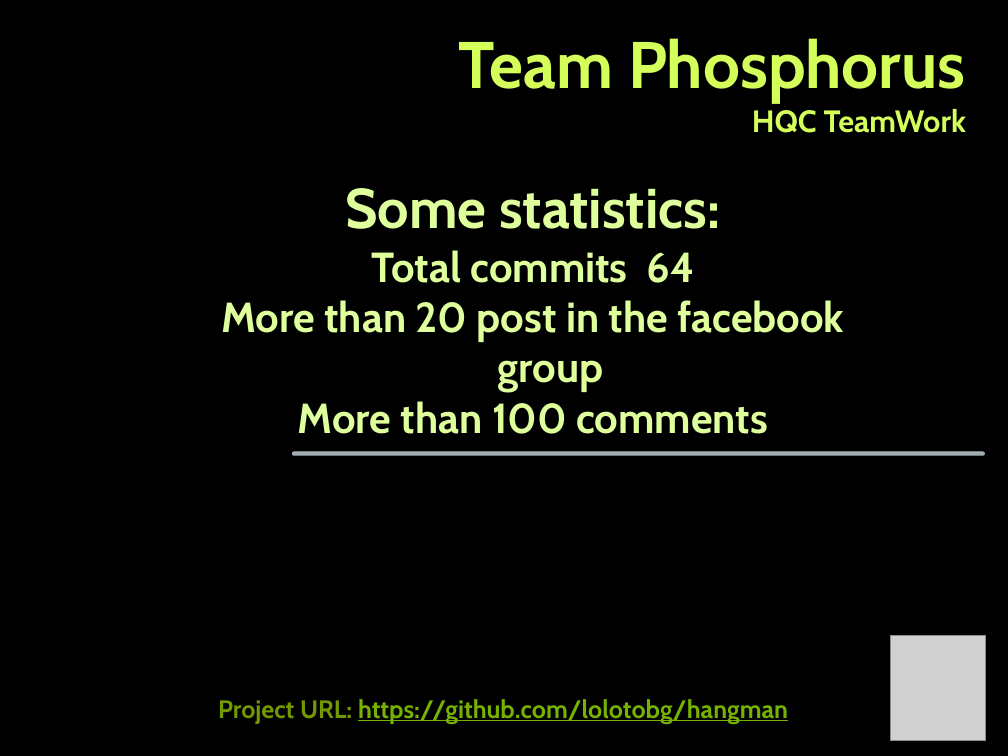
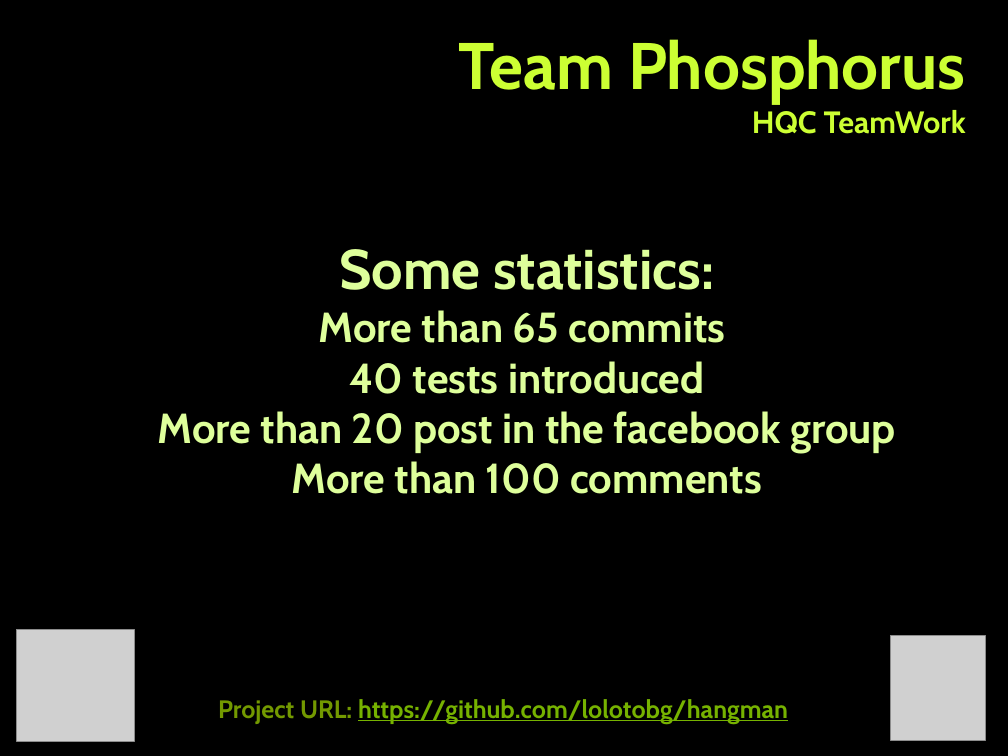
Before and after one commit to lolotobg/hangman, a slide deck: slide 5 of Docs/Phosphorus-Hangman.pptx (slide 3 before the commit). Drawn at 1008x756 pixels with LibreOffice and Linux fonts; fonts in the diff are those of the drawing; grey boxes stand for pictures; background and template pictures are left out. Boxes give left, top, right and bottom in pixels: in the first picture for what was removed or moved away, otherwise in the second. Text is boxed around its words. In the diff, an @@ line names an element or a change of style, - is before the commit and + after.

```diff
--- a/Docs/Phosphorus-Hangman.pptx
+++ b/Docs/Phosphorus-Hangman.pptx
@@ text "Team Phosphorus HQC TeamWork" at [458, 39, 966, 134]: text colour #D4FF5B to #CCFF33; vertical alignment bottom to middle @@
@@ text "Some statistics:": place and size @@
-text "Some statistics:" at [221, 188, 845, 434]
+text "Some statistics:" at [158, 249, 896, 494]
@@ text at [319, 310, 725, 394]: text changed @@
-Total commits 64
+More than 65 commits
+40 tests introduced
@@ line removed from (294, 454) to (983, 454) @@
@@ line removed from (294, 454) to (983, 454) @@
@@ picture added at [17, 630, 135, 741] @@
```
Also in this commit, not shown: 6 other slides changed, 4 other files.
